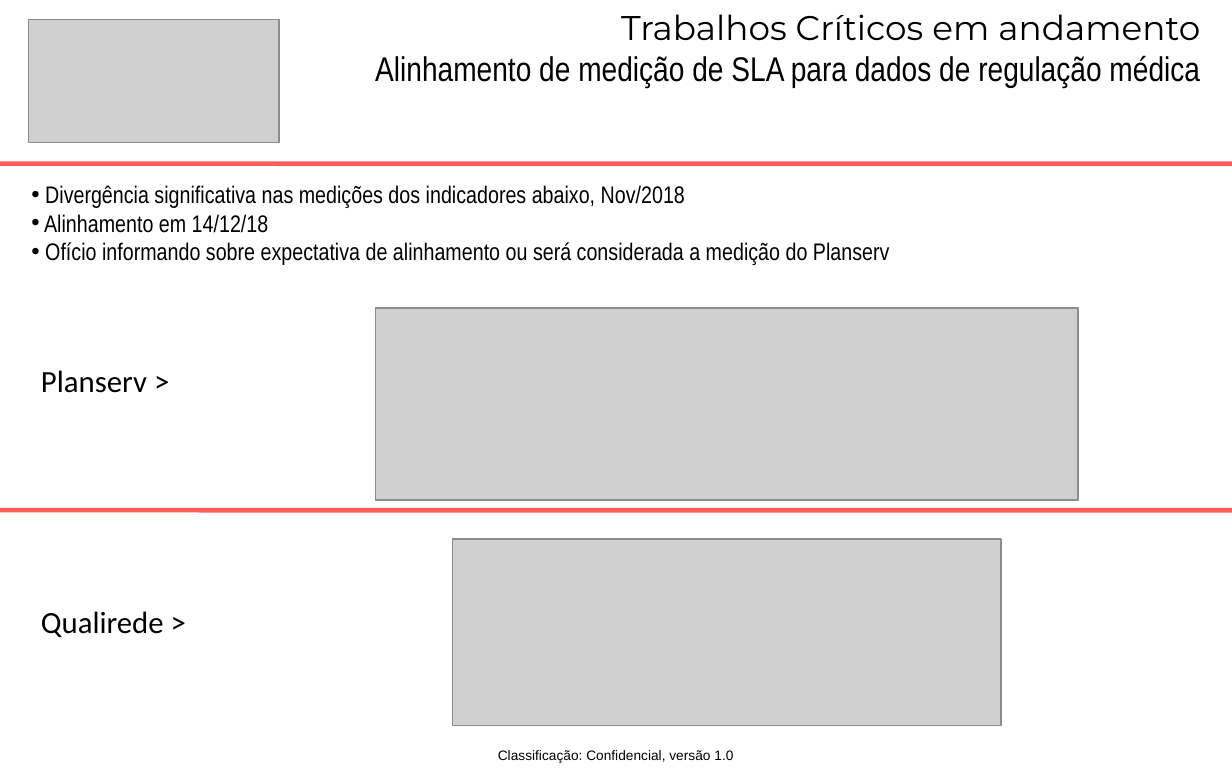
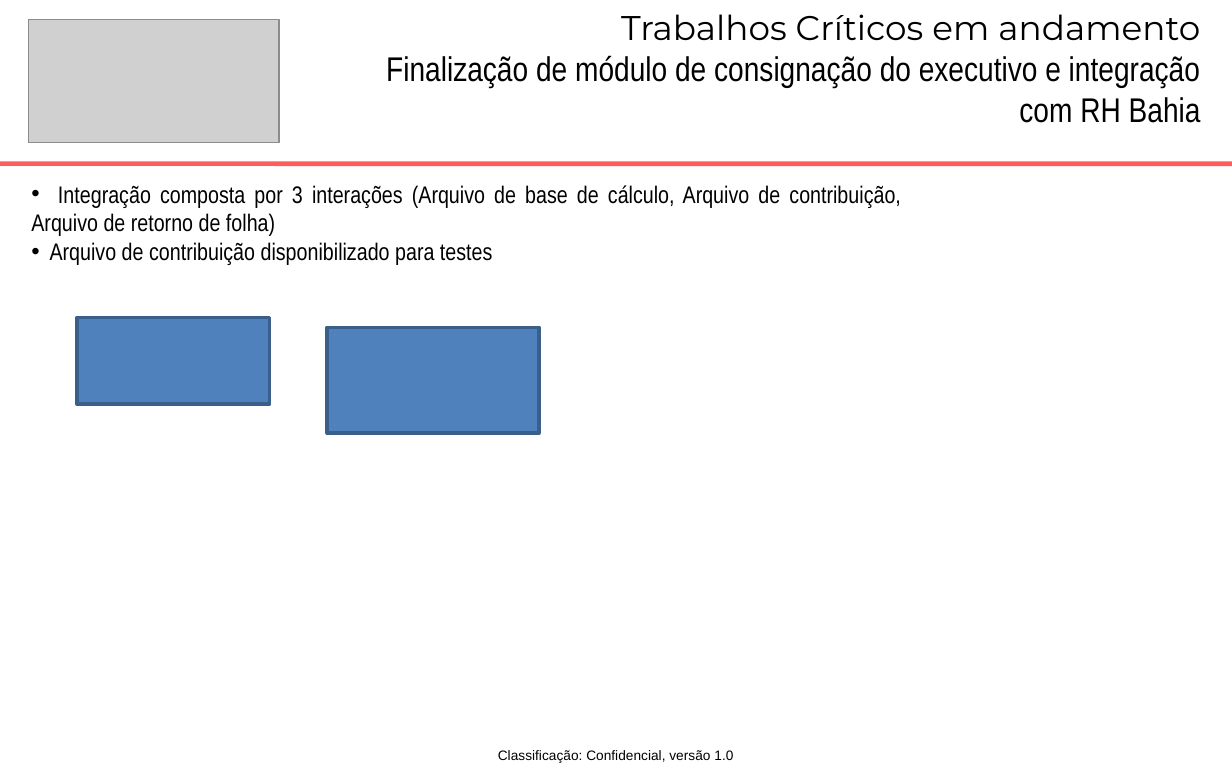
Before and after one commit to Nmuaddib/RGitRep, a slide deck: slide 8 of Docs/Transição CG.pptx. Drawn at 1232x770 pixels with LibreOffice and Linux fonts; fonts in the diff are those of the drawing; grey boxes stand for pictures. Boxes give left, top, right and bottom in pixels: in the first picture for what was removed or moved away, otherwise in the second. Text is boxed around its words. In the diff, an @@ line names an element or a change of style, - is before the commit and + after.

```diff
--- a/Docs/Transição CG.pptx
+++ b/Docs/Transição CG.pptx
@@ text at (x1=386, y1=55, x2=1201, y2=123): text changed @@
-Alinhamento de medição de SLA para dados de regulação médica
+Finalização de módulo de consignação do executivo e integração com RH Bahia
@@ text at (x1=31, y1=185, x2=901, y2=265): text changed @@
-• Divergência significativa nas medições dos indicadores abaixo, Nov/2018
-• Alinhamento em 14/12/18
-• Ofício informando sobre expectativa de alinhamento ou será considerada a medição do Planserv
+• Integração composta por 3 interações (Arquivo de base de cálculo, Arquivo de contribuição, Arquivo de retorno de folha)
+• Arquivo de contribuição disponibilizado para testes
@@ rectangle added at (x1=76, y1=318, x2=269, y2=404), fill #4F81BD, outline #3A5F8C 2 pt @@
@@ rectangle added at (x1=328, y1=328, x2=540, y2=434), fill #4F81BD, outline #3A5F8C 2 pt @@
@@ picture removed at (x1=376, y1=308, x2=1078, y2=500) @@
@@ text removed at (x1=41, y1=370, x2=147, y2=393) @@
-Planserv >
@@ line removed from (0, 510) to (1232, 510) @@
@@ picture removed at (x1=452, y1=540, x2=1000, y2=726) @@
@@ text removed at (x1=41, y1=611, x2=164, y2=637) @@
-Qualirede >
```
Also in this commit, not shown: 2 other files.
